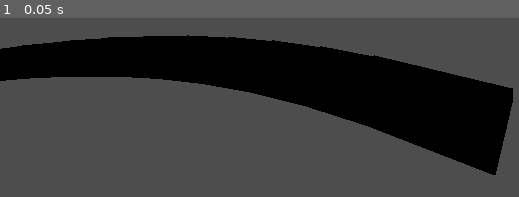
Above: before the commit, frame 1.
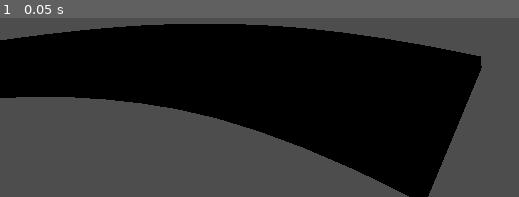
Above: after the commit, the same moment.

Repository: ArijaK/luge_vr
Game: Godot game, scene res://track.tscn
The game is run twice, just before and just after one commit, with the same random seed, the same clock (stepped at 60 frames per second) and the same inputs.
Inputs:
- Up to frame 1 (0.05 s): no input

The runs differ from the first frame. In frame 1, 28% of the frame differs, in the area x 0-99%, y 3-100%.

Commit message:
Switch to generating a single mesh

Diff:
--- a/track.gd
+++ b/track.gd
@@ -1,8 +1,6 @@
-# TODO: Refactor
 class_name TrackGenerator extends Node3D
 
-@export var segment_mesh: Mesh
-@export var segment_length = 0.5
+@export var mesh_steps = 200 # How many segments to make TODO: Maybe delete later
 @export var point_step = 1 # New point in track after every meter
 
 # NOTE: Maybe replace [] returning with termination
@@ -13,17 +11,15 @@
 		return cfg
 	else:
 		push_error("Cannot open file " + path)
-		return null
+		return
 
-# Parse JSON file to get segments
+
 func parse_json(path: String) -> Array:
-	# Open file
 	var file = FileAccess.open(path, FileAccess.READ)
 	if file == null:
 		push_error("Cannot open file " + path)
 		return []
 
-	# Parse file
 	var json = JSON.new()
 	var error = json.parse(file.get_as_text())
 	if error == OK:
@@ -61,38 +57,106 @@
 			pos += translation
 			curve.add_point(pos)
 
+func create_mesh(curve: Curve3D) -> void:
+	var st = SurfaceTool.new()
+	st.begin(Mesh.PRIMITIVE_TRIANGLES)
 
-# Create the track's body
-func create_mesh(curve: Curve3D) -> void:
-	var path = Path3D.new()
-	path.curve = curve
-	add_child(path)
+	# NOTE: Currently HARD coded, later may be added to config file
+	var length := curve.get_baked_length()
+	var steps := 200
 
-	# The body
-	# TODO: Simple version, shall replace later with better option
-	var path_follow = PathFollow3D.new()
-	path.add_child(path_follow)
+	# NOTE: Not the expected end result
+	var width := 2.0
+	var height := 0.2
+	var half_w := width * 0.5
+	var half_h := height * 0.5
 
-	var distance = 0.0
+	var prev = null
 
-	while distance < curve.get_baked_length():
-		path_follow.progress = distance
+	for i in steps + 1:
+		var t := float(i) / steps
+		var d := t * length
 
-		var mesh = MeshInstance3D.new()
-		mesh.mesh = segment_mesh
-		mesh.transform = path_follow.global_transform
-		path.add_child(mesh)
+		var pos = curve.sample_baked(d)
 
-		distance += segment_length
+		# Tangent
+		var ahead = curve.sample_baked(d + 0.1)
+		var tangent = (ahead - pos).normalized()
 
+		# Up vector from curve
+		var up = curve.sample_baked_up_vector(d)
 
-# Called when the node enters the scene tree for the first time.
+		# Right + corrected normal
+		var right = tangent.cross(up).normalized()
+		var normal = right.cross(tangent).normalized()
+
+		# Rectangle corners
+		var lt = pos - right * half_w + normal * half_h
+		var rt = pos + right * half_w + normal * half_h
+		var lb = pos - right * half_w - normal * half_h
+		var rb = pos + right * half_w - normal * half_h
+
+		if prev != null:
+			var p_lt = prev.lt
+			var p_rt = prev.rt
+			var p_lb = prev.lb
+			var p_rb = prev.rb
+
+			# Top
+			st.add_vertex(p_lt)
+			st.add_vertex(p_rt)
+			st.add_vertex(rt)
+
+			st.add_vertex(p_lt)
+			st.add_vertex(rt)
+			st.add_vertex(lt)
+
+			# Bottom
+			st.add_vertex(p_lb)
+			st.add_vertex(rb)
+			st.add_vertex(p_rb)
+
+			st.add_vertex(p_lb)
+			st.add_vertex(lb)
+			st.add_vertex(rb)
+
+			# Left side
+			st.add_vertex(p_lb)
+			st.add_vertex(p_lt)
+			st.add_vertex(lt)
+
+			st.add_vertex(p_lb)
+			st.add_vertex(lt)
+			st.add_vertex(lb)
+
+			# Right side
+			st.add_vertex(p_rb)
+			st.add_vertex(rt)
+			st.add_vertex(p_rt)
+
+			st.add_vertex(p_rb)
+			st.add_vertex(rb)
+			st.add_vertex(rt)
+
+		prev = {
+			"lt": lt,
+			"rt": rt,
+			"lb": lb,
+			"rb": rb
+		}
+
+	st.generate_normals()
+	var new_mesh = st.commit()
+	mesh.mesh = new_mesh
+
+@onready var curve = $Path3D.curve
+@onready var mesh = $MeshInstance3D
+
 func _ready() -> void:
 	var cfg = load_config("res://config.cfg")
 	var json_path = cfg.get_value("track", "json_file")
 
 	var segments = parse_json(json_path)
-	var curve = Curve3D.new()
 	generate_centerline(curve, segments)
 	create_mesh(curve)
 
--- a/track.tscn
+++ b/track.tscn
@@ -2,13 +2,16 @@
 
 [ext_resource type="Script" uid="uid://bw0p34kol6enc" path="res://track.gd" id="1_mll3j"]
 
-[sub_resource type="BoxMesh" id="BoxMesh_mll3j"]
-size = Vector3(1, 0.2, 1)
+[sub_resource type="Curve3D" id="Curve3D_mll3j"]
 
 [node name="Track" type="Node3D"]
 script = ExtResource("1_mll3j")
-segment_mesh = SubResource("BoxMesh_mll3j")
+
+[node name="Path3D" type="Path3D" parent="."]
+curve = SubResource("Curve3D_mll3j")
+
+[node name="MeshInstance3D" type="MeshInstance3D" parent="."]
 
 [node name="Camera3D" type="Camera3D" parent="."]
-transform = Transform3D(0.577178, 0.314871, -0.7534732, -0.038787168, 0.9322038, 0.35984942, 0.8156967, -0.17847207, 0.55026054, -2.4838035, 2.6603453, 0)
+transform = Transform3D(0.577178, 0.314871, -0.7534731, -0.038787168, 0.9322038, 0.3598494, 0.8156967, -0.17847206, 0.5502605, -2.4838035, 2.6603453, 0)
 current = true
